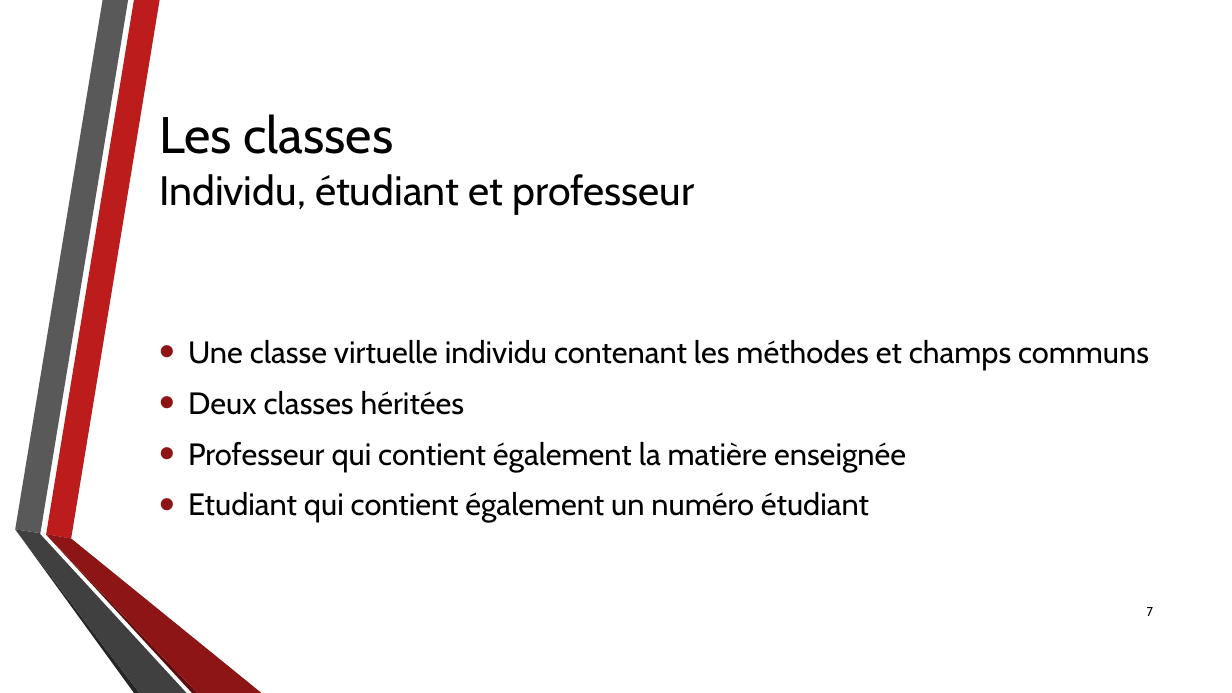
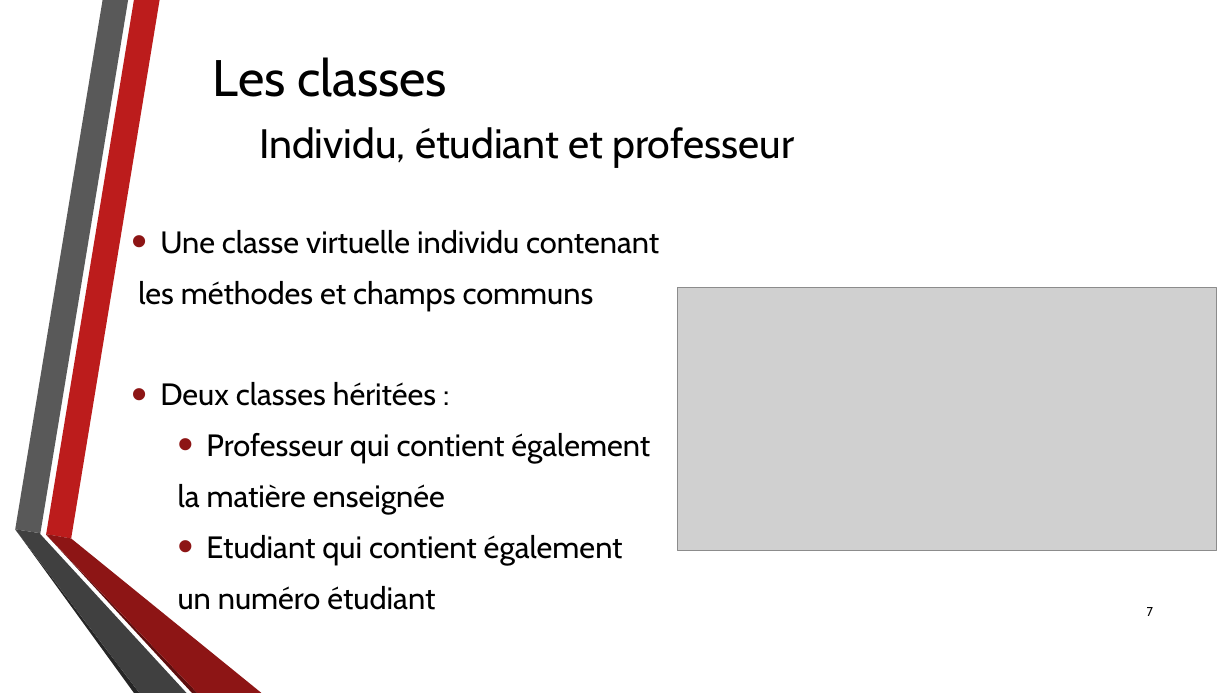
Before and after one commit to DanielLeThug/CalendrierCpp, a slide deck: slide 7 of Divers/PrésentationQDP.pptx. Drawn at 1232x693 pixels with LibreOffice and Linux fonts; fonts in the diff are those of the drawing; grey boxes stand for pictures; background and template pictures are left out. Boxes give left, top, right and bottom in pixels: in the first picture for what was removed or moved away, otherwise in the second. Text is boxed around its words. In the diff, an @@ line names an element or a change of style, - is before the commit and + after.

```diff
--- a/Divers/PrésentationQDP.pptx
+++ b/Divers/PrésentationQDP.pptx
@@ title "Les classes Individu, étudiant et ..." rewrapped from box(159, 114, 695, 214) to box(213, 57, 794, 168) @@
@@ text at box(138, 230, 659, 610): text changed @@
-• Une classe virtuelle individu contenant les méthodes et champs communs
-• Deux classes héritées
-• Professeur qui contient également la matière enseignée
-• Etudiant qui contient également un numéro étudiant
+• Une classe virtuelle individu contenant
+les méthodes et champs communs
+• Deux classes héritées :
+  • Professeur qui contient également
+la matière enseignée
+  • Etudiant qui contient également
+un numéro étudiant
@@ picture added at box(677, 287, 1216, 551) @@
```
Also in this commit, not shown: 12 other slides changed.
